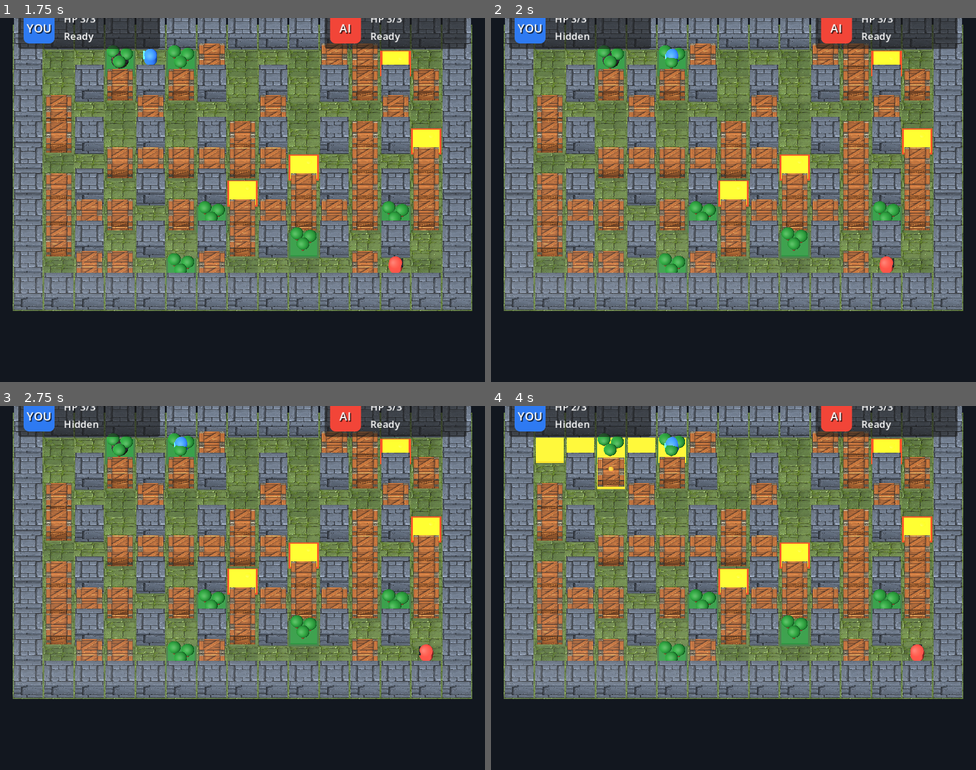
Above: before the commit, frames 1-4 (two rows, left to right).
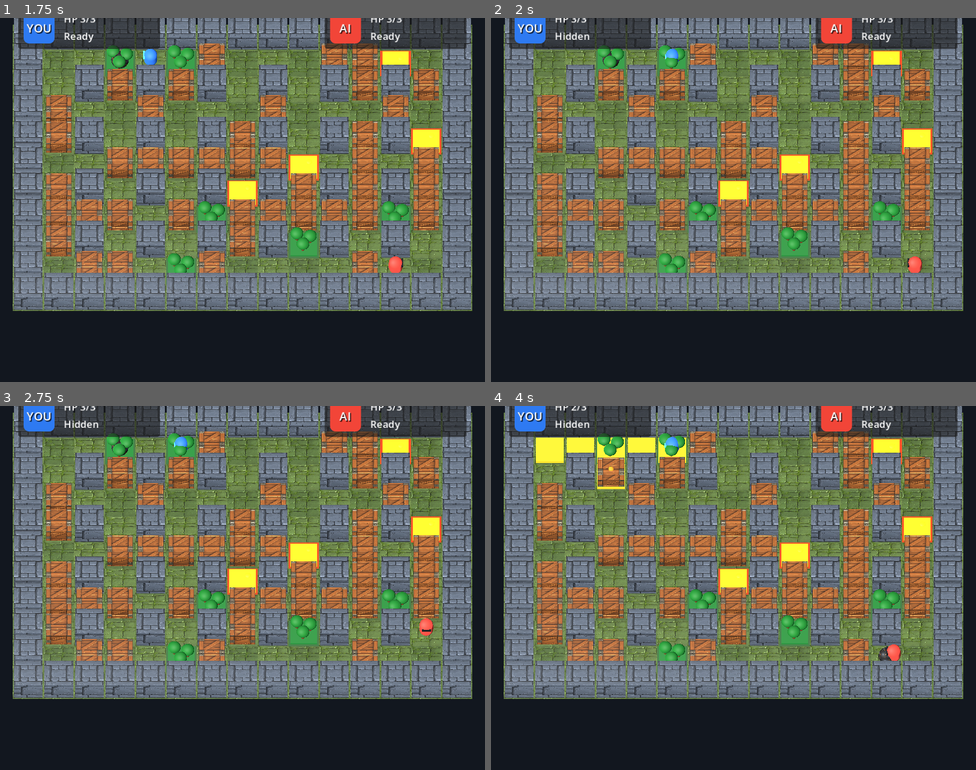
Above: after the commit, the same moments.

Repository: fuyiweiwow/bomb_survivors
Game: Godot game, scene res://scenes/menu/main_menu.tscn
Two runs of this game, one before a commit and one after it. Both use one fixed random seed, a clock stepped at 60 frames per second and the inputs below.
Inputs (mouse positions are in pixels of both pictures, inside the frame that each line leads up to):
- Up to frame 1 (1.75 s): click "Start Game" at 0.5 s; tap Enter at 1.25 s; move the mouse to (349, 181) at 1.27 s; hold D (p1_right) from 1.28 s (still down); tap Space (p1_bomb) at 1.35 s; click (349, 181) at 1.42 s
- Up to frame 2 (2 s): keep holding D (p1_right)
- Up to frame 3 (2.75 s): move the mouse to (145, 606) at 2.02 s; release D (p1_right) at 2.03 s; hold S (p1_down) from 2.03 s (still down); tap 1 at 2.1 s
- Up to frame 4 (4 s): move the mouse to (782, 507) at 2.77 s; release S (p1_down) at 2.78 s; hold D (p1_right) 2.78-3.53 s; tap 2 at 2.85 s; move the mouse to (709, 660) at 3.52 s; hold W (p1_up) from 3.53 s (still down); tap 3 at 3.6 s; click (709, 660) at 3.67 s

Frame 1 is identical in both runs. In frame 2, 0.2% of the frame differs, in the area x 80-89%, y 65-70%; in frame 3, 0.2%; in frame 4, 0.3%, in the area x 79-90%, y 65-70%.

Commit message:
Fix intermittent AI movement stalls

Diff:
--- a/scripts/game/game_manager_3d.gd
+++ b/scripts/game/game_manager_3d.gd
@@ -596,31 +596,41 @@
 func _process_ai(delta: float):
 	for i in range(players.size()):
 		var p: Dictionary = players[i]
-		if not p["ai"] or not p["alive"] or p["is_moving"]:
+		if not p["ai"] or not p["alive"]:
 			continue
 
 		_update_ai_target_memory(p)
 		p["move_timer"] += delta
 		p["bomb_timer"] += delta
+		if p["is_moving"]:
+			continue
 
 		var danger_escape := _ai_escape_dir_from_active_bombs(i)
 		if danger_escape != Vector2i.ZERO:
 			p["move_dir"] = danger_escape
-			p["move_timer"] = 0.0
-		elif p["move_timer"] >= p["move_interval"]:
-			p["move_timer"] = 0.0
-			p["move_dir"] = _choose_ai_direction(p)
-
-		if p["move_dir"] != Vector2i.ZERO and not _try_move_player(i, p["move_dir"]):
+			if _try_move_player(i, danger_escape):
+				p["move_timer"] = 0.0
+				continue
 			p["move_dir"] = Vector2i.ZERO
 
-		if danger_escape == Vector2i.ZERO and p["bomb_timer"] >= p["bomb_interval"] and p["bomb_placed_count"] < p["bomb_max"] and _ai_should_place_bomb(i):
+		if p["bomb_timer"] >= p["bomb_interval"] and p["bomb_placed_count"] < p["bomb_max"] and _ai_should_place_bomb(i):
 			p["bomb_timer"] = 0.0
 			var escape_dir := _ai_escape_dir_after_bomb(i)
 			if escape_dir != Vector2i.ZERO:
 				_try_place_bomb(i)
 				p["last_bomb_pos"] = p["grid_pos"]
 				p["move_dir"] = escape_dir
+				if _try_move_player(i, escape_dir):
+					p["move_timer"] = 0.0
+					continue
+
+		if p["move_timer"] < p["move_interval"]:
+			continue
+		p["move_timer"] = 0.0
+		p["move_dir"] = _choose_ai_direction(p)
+		if p["move_dir"] != Vector2i.ZERO and not _try_move_player(i, p["move_dir"]):
+			p["move_dir"] = Vector2i.ZERO
+			p["move_timer"] = float(p["move_interval"]) * 0.75
 
 func _update_ai_target_memory(p: Dictionary):
 	if str(p.get("ai_difficulty", "normal")) != "hard" or players.is_empty():
@@ -964,13 +974,13 @@
 		head += 1
 		var pos: Vector2i = item["pos"]
 		var first_step: Vector2i = item["first"]
-		if pos == target and first_step != Vector2i.ZERO:
+		if first_step != Vector2i.ZERO and pos.distance_to(target) <= 1.0:
 			return first_step
 		for d in dirs:
 			var next: Vector2i = pos + d
 			if visited.has(next):
 				continue
-			if next != target and not is_cell_walkable(next.x, next.y):
+			if not is_cell_walkable(next.x, next.y):
 				continue
 			if danger_cells.has(next) or _is_lava_cell(next):
 				continue
